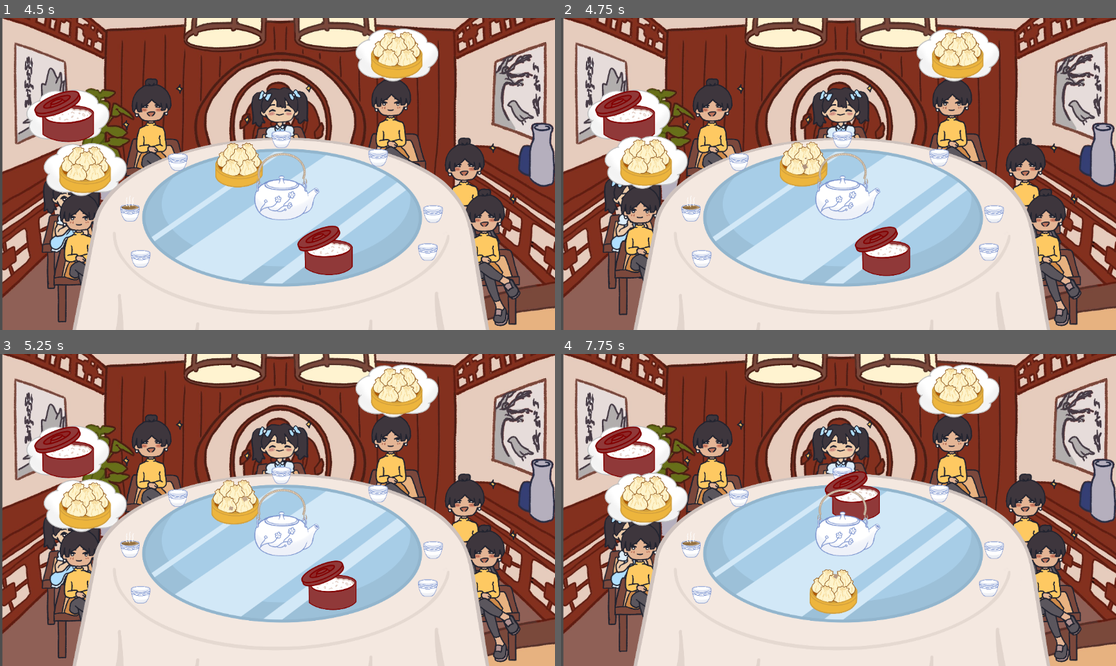
Above: before the commit, frames 1-4 (two rows, left to right).
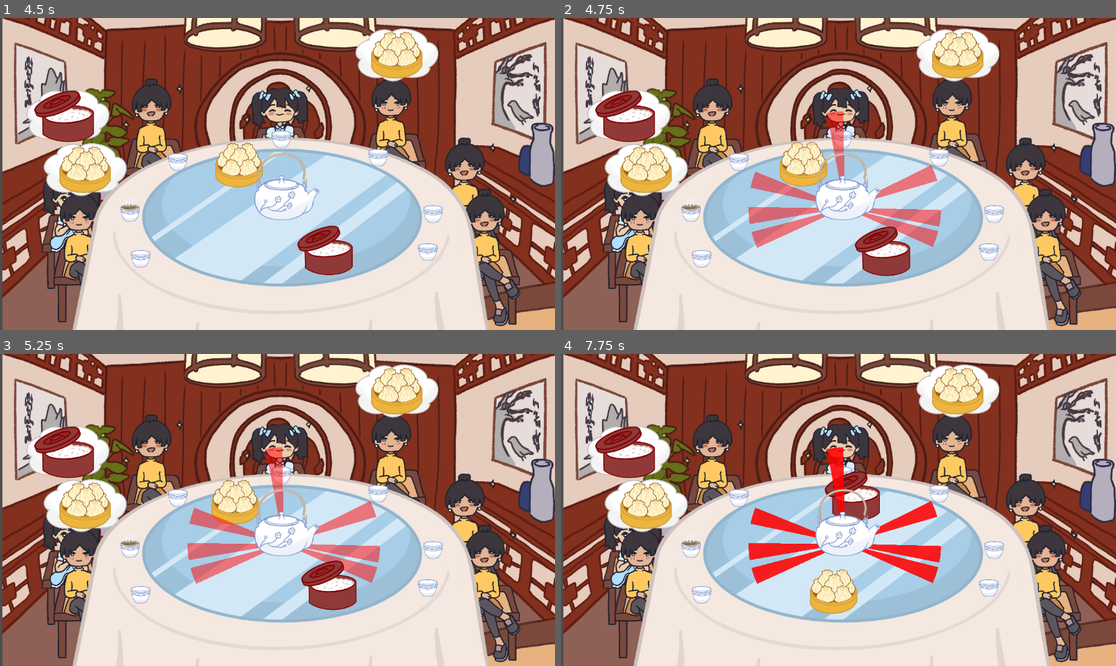
Above: after the commit, the same moments.

Repository: game-dev-besties/lupe_game
Game: Godot game, scene res://scenes/cutscene.tscn
Two runs of this game, one before a commit and one after it. Both use one fixed random seed, a clock stepped at 60 frames per second and the inputs below.
Inputs (mouse positions are in pixels of both pictures, inside the frame that each line leads up to):
- Up to frame 1 (4.5 s): click "SKIP" at 0.5 s; click "SKIP" at 1.25 s; tap Enter (ui_accept) at 2, 3.5 s; drag from (283, 195) to (127, 208) at 2.02 s; drag from (377, 208) to (188, 208) at 2.77 s; hold Right (ui_right) 3.53-4.25 s; click (188, 208) at 3.67 s; drag from (249, 236) to (127, 208) at 4.27 s
- Up to frame 2 (4.75 s): no input
- Up to frame 3 (5.25 s): move the mouse to (444, 556) at 5.02 s; hold Left (ui_left) from 5.03 s (still down)
- Up to frame 4 (7.75 s): tap Enter (ui_accept) at 5.27 s; release Left (ui_left) at 5.75 s; drag from (672, 463) to (755, 528) at 5.77 s; move the mouse to (866, 510) at 6.52 s; hold Left (ui_left) 6.53-7.25 s; click (866, 510) at 6.67 s; drag from (755, 432) to (688, 544) at 7.27 s

Frame 1 is identical in both runs. In frame 2, 5.7% of the frame differs, in the area x 7-69%, y 29-98%; in frame 3, 3.1%; in frame 4, 5.7%.

Commit message:
Fixed the Distance Issue.
- Overlap should no longer be possible. That is, two people shouldn't be
able to detect the same dish

- NOTE: I still have debug polygons on to visualize the range of each
  person. We need to remove that before merging to main lol

Diff:
--- a/scripts/spinningthing.gd
+++ b/scripts/spinningthing.gd
@@ -11,7 +11,7 @@
 
 # --- Physics Properties ---
 @export var max_scale: float = 1.2
-@export var serving_distance_threshold_degrees: float = 2.0
+@export var serving_distance_threshold_radians: float = 10.0 * (PI / 180.0)
 var angular_velocity: float = 0.0
 const acceleration: float = 5.0
 const max_angular_velocity: float = 7.0
@@ -126,11 +126,30 @@
 			var diff = abs(angle_difference(npc.placement_angle, closest_dish.current_angle))
 			var can_eat = false
 			# Check all conditions: close enough, correct item, dish has quantity, and npc is not full
-			if diff < serving_distance_threshold_degrees and closest_dish.quantity > 0:
+			if diff < serving_distance_threshold_radians and closest_dish.quantity > 0:
 				if closest_dish.item_name == npc.desired_item_name and npc.satiation < npc.MAX_SATIATION:
 					can_eat = true
 			if can_eat and closest_dish.start_consumption(npc.consumption_timer, npc):
 				npc.start_eating()
+
+	for npc in npcs:
+		var half_width: float = (serving_distance_threshold_radians) * 0.5
+		var start_angle: float = npc.placement_angle - half_width
+		var end_angle: float = npc.placement_angle + half_width
+
+		var pts : PackedVector2Array
+		pts.append(Vector2.ZERO)        # sector centre
+
+		# sample the arc at equal angular steps
+		var steps: float = 20
+		for i in range(steps + 1):
+			var t: float = lerp(start_angle, end_angle, float(i) / steps)
+			pts.append(Vector2(cos(t), sin(t)) * npc_placement_radius)
+
+		var sector := Polygon2D.new()
+		sector.polygon = pts
+		sector.color   = Color(1, 0, 0, 0.5)   # semi-transparent red
+		add_child(sector)
 
 func _on_susan_started_moving():
 	# Reset all animations and timers
